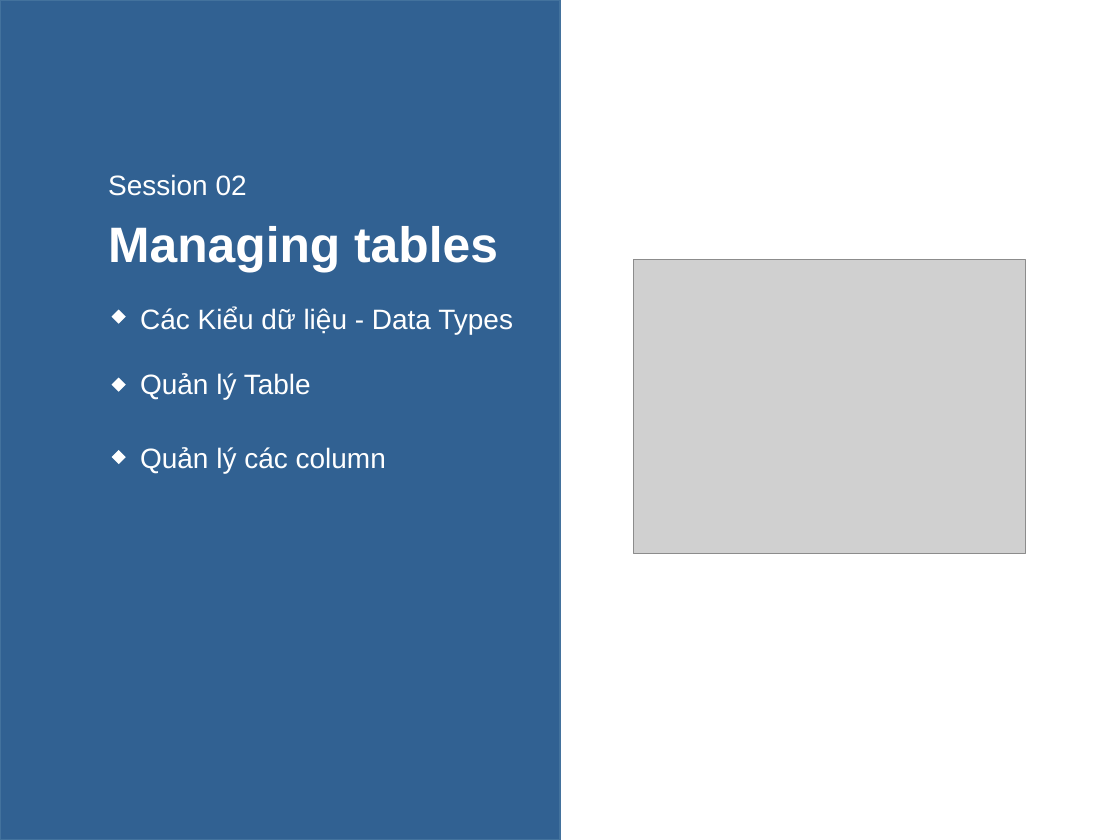
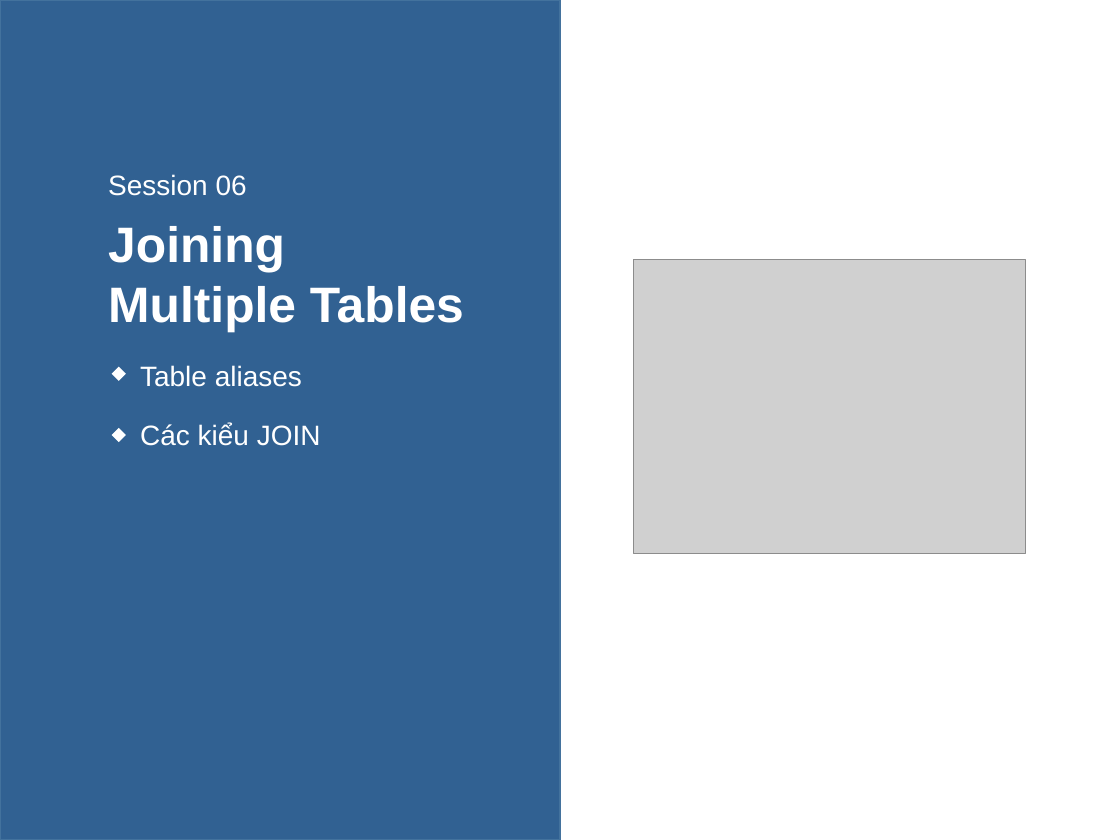
Before and after one commit to nhannn87dn/Learn-PostgreSQL, a slide deck: slide 1 of 01.Lessions/06-Joining-Multiple-Tables/06-Joining-Multiple-Tables.pptx. Drawn at 1120x840 pixels with LibreOffice and Linux fonts; fonts in the diff are those of the drawing; grey boxes stand for pictures. Boxes give left, top, right and bottom in pixels: in the first picture for what was removed or moved away, otherwise in the second. Text is boxed around its words. In the diff, an @@ line names an element or a change of style, - is before the commit and + after.

```diff
--- a/01.Lessions/06-Joining-Multiple-Tables/06-Joining-Multiple-Tables.pptx
+++ b/01.Lessions/06-Joining-Multiple-Tables/06-Joining-Multiple-Tables.pptx
@@ text at [108, 174, 247, 196]: text changed @@
-Session 02
+Session 06
@@ text at [108, 226, 464, 332]: text changed @@
-Managing tables
+Joining
+Multiple Tables
@@ diamond: place and size @@
-diamond at [112, 309, 127, 324]
+diamond at [112, 366, 127, 381]
@@ text at [140, 365, 302, 387]: text changed @@
-Quản lý Table
+Table aliases
@@ diamond: place and size @@
-diamond at [112, 377, 127, 392]
+diamond at [112, 428, 127, 442]
@@ text at [140, 423, 321, 446]: text changed @@
-Các Kiểu dữ liệu - Data Types
+Các kiểu JOIN
@@ text removed at [140, 447, 386, 473] @@
-Quản lý các column
@@ diamond removed at [112, 450, 127, 465] @@
```
Also in this commit, not shown: 11 slides added, 5 slides removed, 5 other files.
